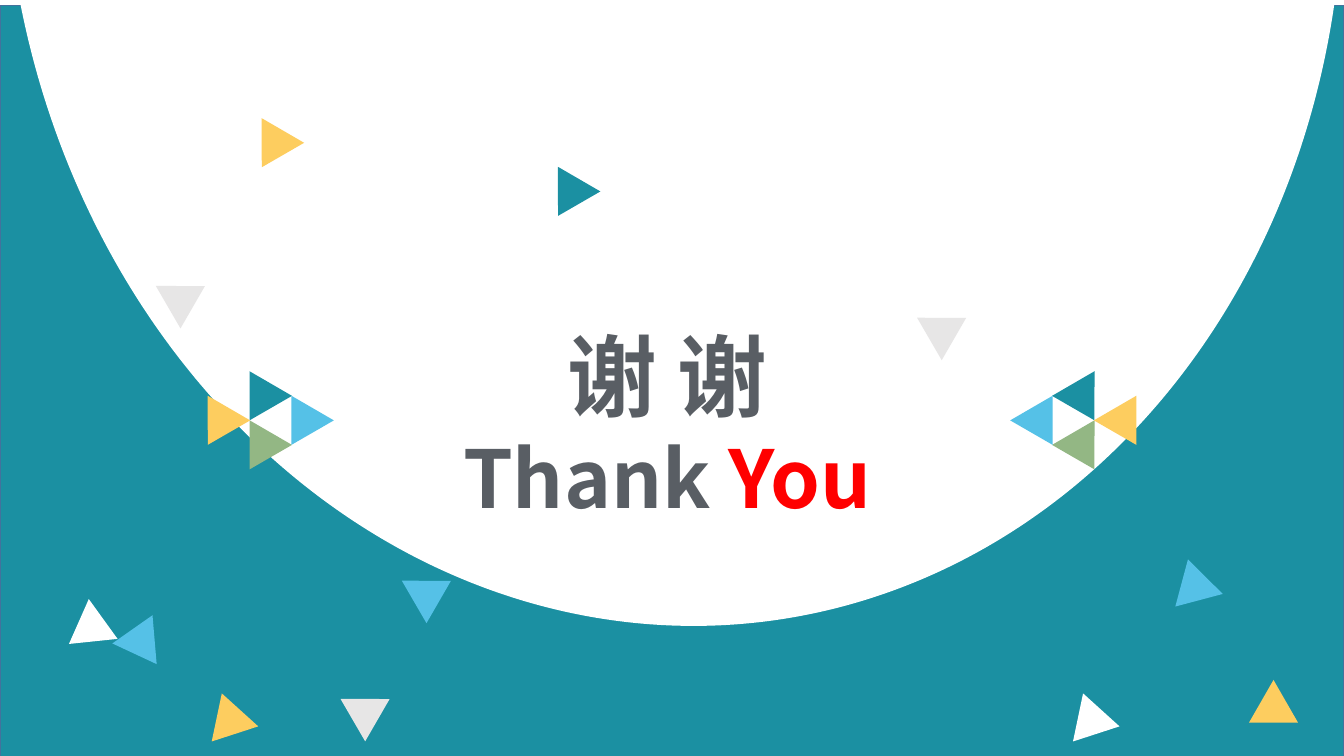
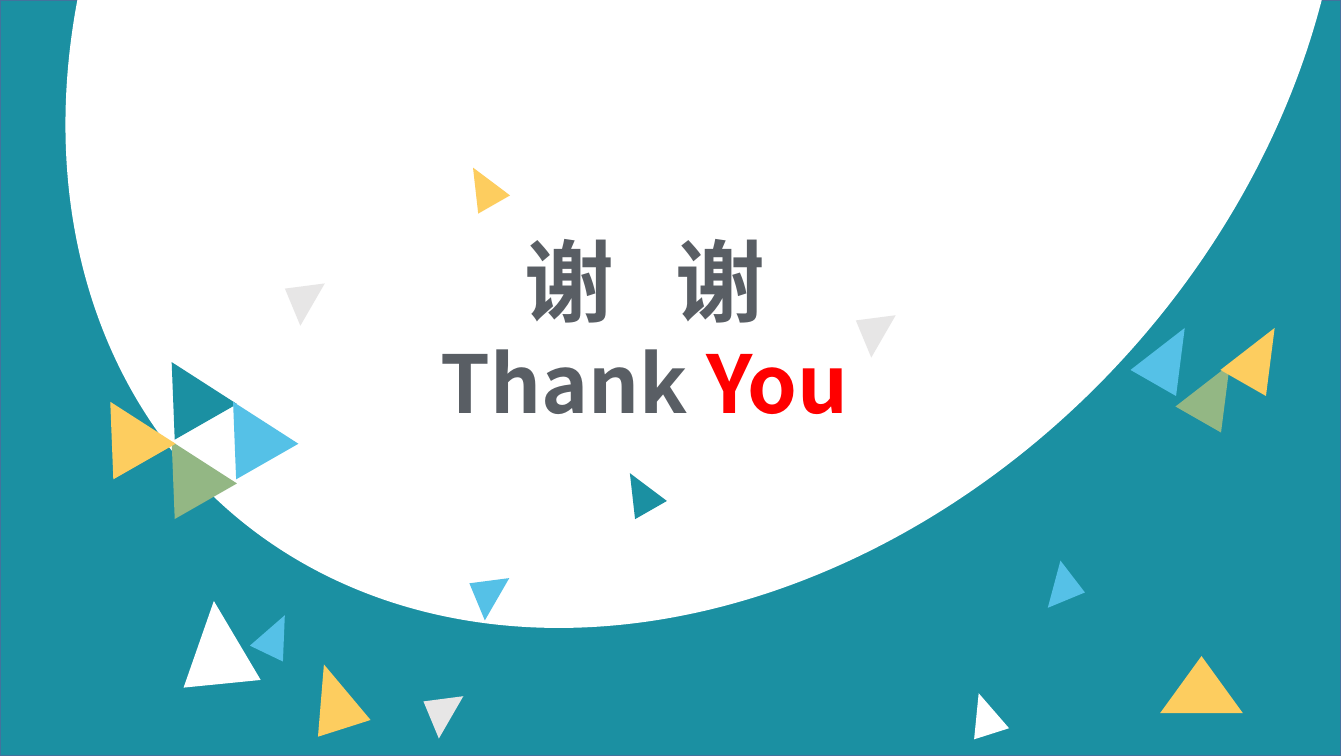
Before and after one commit to liujinmenghaoren/course-web1, a slide deck: slide 52 of materials/slides/ch05-cssStyle.pptx (slide 56 before the commit). Drawn at 1344x756 pixels with LibreOffice and Linux fonts; fonts in the diff are those of the drawing. Boxes give left, top, right and bottom in pixels: in the first picture for what was removed or moved away, otherwise in the second. Text is boxed around its words. In the diff, an @@ line names an element or a change of style, - is before the commit and + after.

```diff
--- a/materials/slides/ch05-cssStyle.pptx
+++ b/materials/slides/ch05-cssStyle.pptx
@@ rectangle: place and size @@
-rectangle at <box>0,5,1344,756</box>
+rectangle at <box>0,0,1341,756</box>
@@ chord (boxed as its full ellipse) at <box>0,0,1344,756</box>: proportions changed; rotation 264 to 222 degrees @@
@@ triangle removed at <box>241,106,304,167</box> @@
@@ triangle: place and size @@
-triangle at <box>537,155,600,216</box>
+triangle at <box>458,159,510,214</box>
@@ triangle at <box>458,159,510,214</box>: fill #1B90A2 to #FDCD5F @@
@@ text "谢 谢": place and size @@
-text "谢 谢" at <box>463,334,871,509</box>
+text "谢 谢" at <box>440,239,848,414</box>
@@ triangle: place and size @@
-triangle at <box>144,264,206,328</box>
+triangle at <box>272,267,325,325</box>
@@ triangle: place and size @@
-triangle at <box>1052,360,1115,421</box>
+triangle at <box>1175,279,1252,360</box>
@@ triangle: place and size @@
-triangle at <box>905,297,967,361</box>
+triangle at <box>843,300,895,358</box>
@@ triangle: place and size @@
-triangle at <box>1010,384,1073,445</box>
+triangle at <box>1131,315,1208,396</box>
@@ triangle: place and size @@
-triangle at <box>1094,384,1157,445</box>
+triangle at <box>1221,315,1298,396</box>
@@ triangle: place and size @@
-triangle at <box>229,360,292,421</box>
+triangle at <box>141,345,237,440</box>
@@ triangle: place and size @@
-triangle at <box>1052,408,1115,469</box>
+triangle at <box>1175,352,1252,433</box>
@@ triangle: place and size @@
-triangle at <box>186,384,249,445</box>
+triangle at <box>79,384,176,479</box>
@@ triangle: place and size @@
-triangle at <box>270,384,333,445</box>
+triangle at <box>202,384,299,479</box>
@@ triangle: place and size @@
-triangle at <box>229,408,292,469</box>
+triangle at <box>141,424,237,519</box>
@@ triangle added at <box>614,465,667,519</box>, fill #1B90A2 @@
@@ triangle: place and size @@
-triangle at <box>390,560,452,624</box>
+triangle at <box>457,563,509,621</box>
@@ triangle: place and size @@
-triangle at <box>1175,559,1229,618</box>
+triangle at <box>1048,561,1092,616</box>
@@ triangle: place and size @@
-triangle at <box>64,596,117,644</box>
+triangle at <box>176,597,261,688</box>
@@ triangle: place and size @@
-triangle at <box>112,606,174,665</box>
+triangle at <box>250,607,301,661</box>
@@ triangle: place and size @@
-triangle at <box>198,686,257,741</box>
+triangle at <box>298,657,371,738</box>
@@ triangle: place and size @@
-triangle at <box>1249,681,1298,723</box>
+triangle at <box>1160,656,1243,714</box>
@@ triangle: place and size @@
-triangle at <box>329,678,390,742</box>
+triangle at <box>411,681,463,739</box>
@@ triangle: place and size @@
-triangle at <box>1060,686,1119,741</box>
+triangle at <box>961,688,1009,740</box>
```
Also in this commit, not shown: 46 other slides changed, 3 slides added, 8 slides removed, 31 other files.
